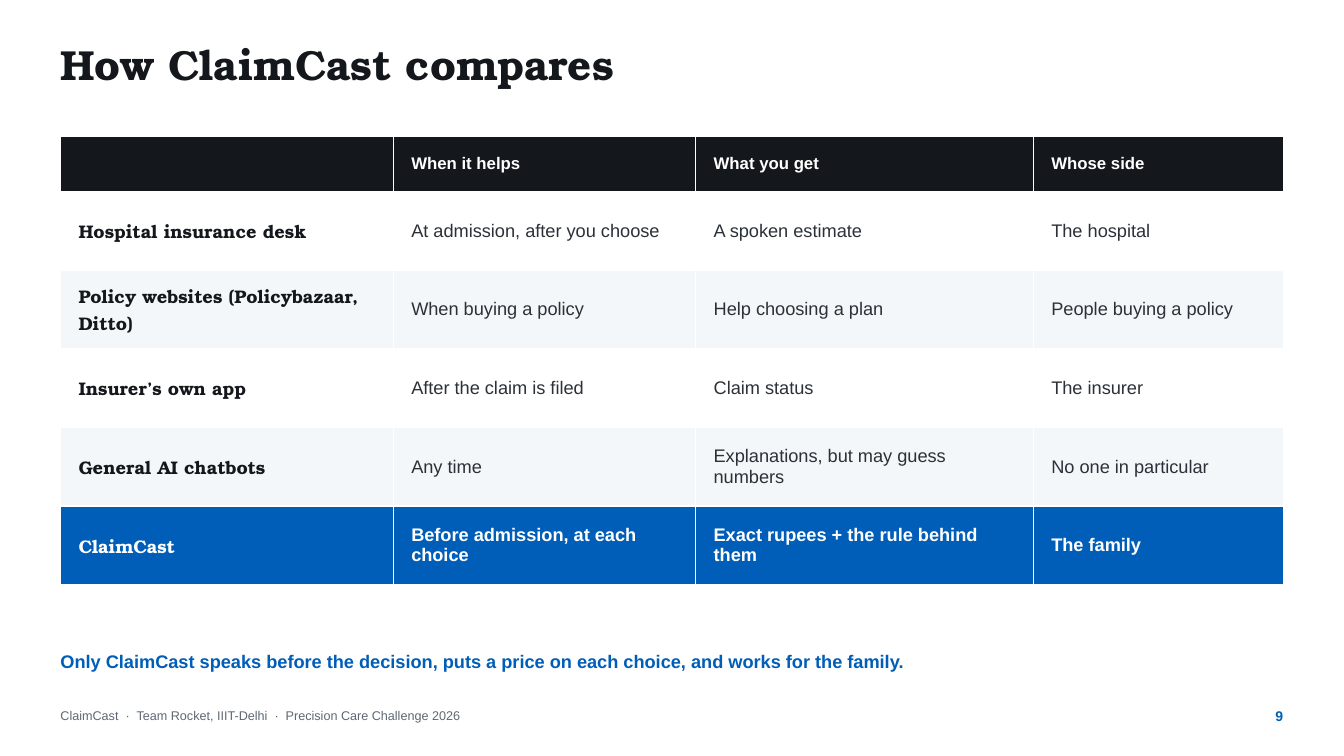
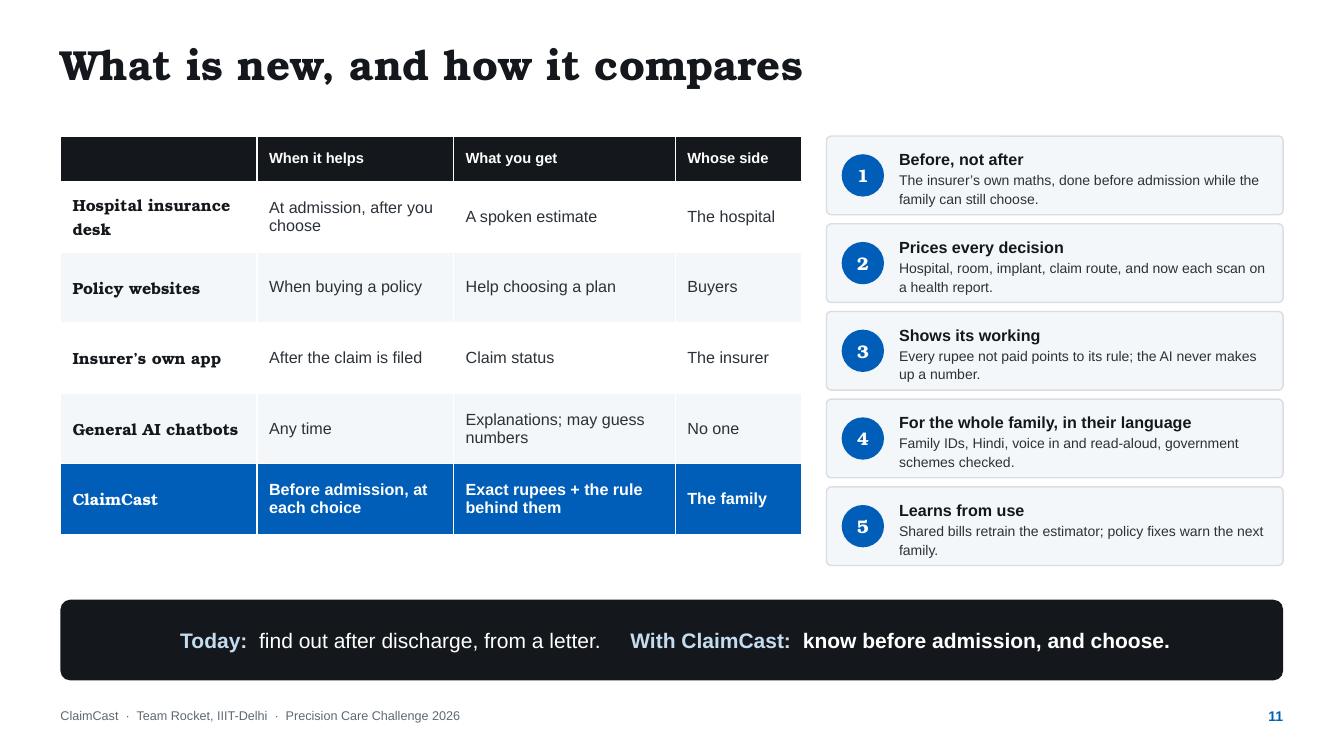
Before and after one commit to aniket-3001/ClaimCast, a slide deck: slide 11 of presentation deck/ClaimCast - Pitch Deck.pptx (slide 9 before the commit). Drawn at 1344x756 pixels with LibreOffice and Linux fonts; fonts in the diff are those of the drawing. Boxes give left, top, right and bottom in pixels: in the first picture for what was removed or moved away, otherwise in the second. Text is boxed around its words. In the diff, an @@ line names an element or a change of style, - is before the commit and + after.

```diff
--- a/presentation deck/ClaimCast - Pitch Deck.pptx
+++ b/presentation deck/ClaimCast - Pitch Deck.pptx
@@ text at (60, 48, 803, 89): text changed @@
-How ClaimCast compares
+What is new, and how it compares
@@ table at (60, 136, 802, 534) @@
-row 3, column 1: Policy websites (Policybazaar, Ditto)
+row 3, column 1: Policy websites
-row 3, column 4: People buying a policy
+row 3, column 4: Buyers
-row 5, column 3: Explanations, but may guess numbers
+row 5, column 3: Explanations; may guess numbers
-row 5, column 4: No one in particular
+row 5, column 4: No one
@@ size 12 to 10.5 pt in "When it helps", "What you get", "Whose side" @@
@@ size 13 to 11.5 pt in "Hospital insurance desk", "At admission, after you choose", "A spoken estimate", "The hospital" and 12 more places @@
@@ table: place and size @@
-table at (60, 136, 1284, 585)
+table at (60, 136, 802, 534)
@@ rounded rectangle added at (827, 136, 1284, 215), fill #F4F7FA, outline #D9DEE4 1 pt @@
@@ ellipse added at (842, 154, 884, 197), fill #005EB8, 13 pt, text #FFFFFF, bold @@
+1
@@ text added at (899, 175, 1259, 207), 10 pt, text #2B3138 @@
+Before, not after
+The insurer’s own maths, done before admission while the family can still choose.
@@ rounded rectangle added at (827, 224, 1284, 302), fill #F4F7FA, outline #D9DEE4 1 pt @@
@@ ellipse added at (842, 242, 884, 284), fill #005EB8, 13 pt, text #FFFFFF, bold @@
+2
@@ text added at (899, 241, 1266, 295), 10 pt, text #2B3138 @@
+Prices every decision
+Hospital, room, implant, claim route, and now each scan on a health report.
@@ rounded rectangle added at (827, 312, 1284, 390), fill #F4F7FA, outline #D9DEE4 1 pt @@
@@ text added at (899, 329, 1256, 382), 10 pt, text #2B3138 @@
+Shows its working
+Every rupee not paid points to its rule; the AI never makes up a number.
@@ ellipse added at (842, 330, 884, 372), fill #005EB8, 13 pt, text #FFFFFF, bold @@
+3
@@ rounded rectangle added at (827, 399, 1284, 478), fill #F4F7FA, outline #D9DEE4 1 pt @@
@@ ellipse added at (842, 417, 884, 460), fill #005EB8, 13 pt, text #FFFFFF, bold @@
+4
@@ text added at (899, 416, 1239, 467), 10 pt, text #2B3138 @@
+For the whole family, in their language
+Family IDs, Hindi, voice in and read-aloud, government schemes checked.
@@ rounded rectangle added at (827, 487, 1284, 566), fill #F4F7FA, outline #D9DEE4 1 pt @@
@@ ellipse added at (842, 505, 884, 547), fill #005EB8, 13 pt, text #FFFFFF, bold @@
+5
@@ text added at (899, 504, 1263, 558), 10 pt, text #2B3138 @@
+Learns from use
+Shared bills retrain the estimator; policy fixes warn the next family.
@@ rounded rectangle added at (60, 600, 1284, 681), fill #14181C @@
@@ text removed at (60, 654, 903, 672) @@
-Only ClaimCast speaks before the decision, puts a price on each choice, and works for the family.
@@ text added at (180, 632, 1170, 652), 15 pt, text #FFFFFF, bold @@
+Today: find out after discharge, from a letter. With ClaimCast: know before admission, and choose.
@@ text at (1268, 711, 1283, 721): text changed @@
-9
+11
```
Also in this commit, not shown: 5 other slides changed, 5 slides added, 2 slides removed, 7 other files.
